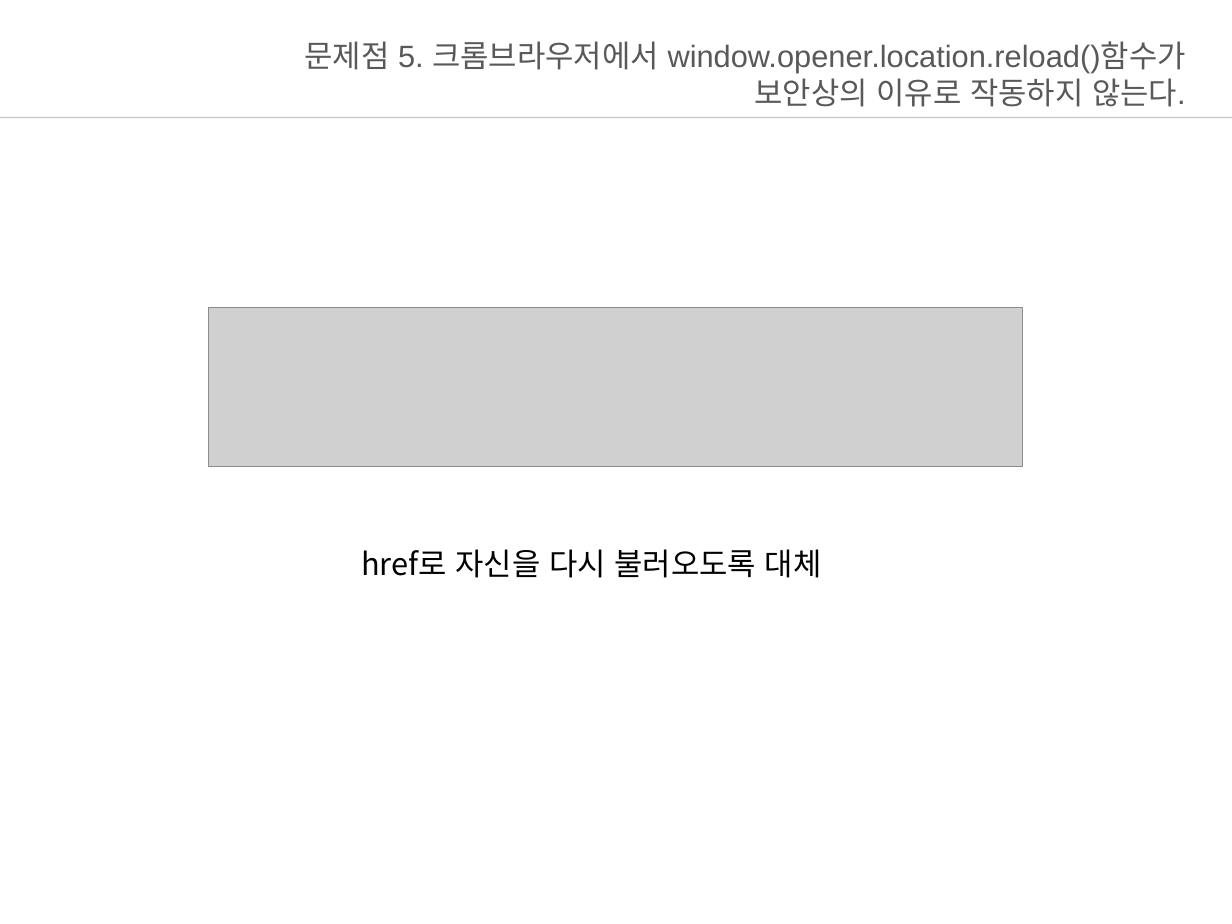
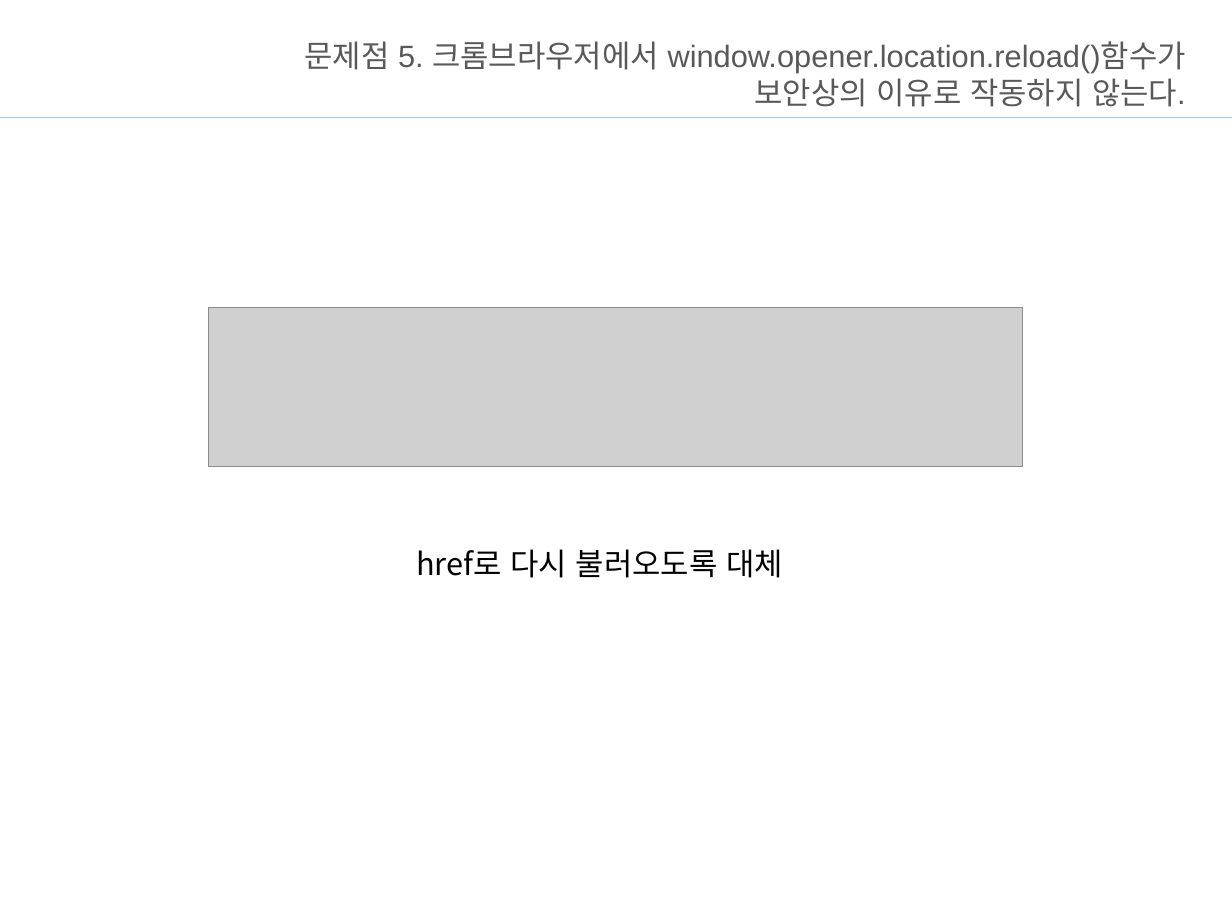
Before and after one commit to Jo-jangho/Web, a slide deck: slide 28 of 과제/JavaScript브리핑.pptx (slide 29 before the commit). Drawn at 1232x924 pixels with LibreOffice and Linux fonts; fonts in the diff are those of the drawing; grey boxes stand for pictures; background and template pictures are left out. Boxes give left, top, right and bottom in pixels: in the first picture for what was removed or moved away, otherwise in the second. Text is boxed around its words. In the diff, an @@ line names an element or a change of style, - is before the commit and + after.

```diff
--- a/과제/JavaScript브리핑.pptx
+++ b/과제/JavaScript브리핑.pptx
@@ text at <box>416,549,783,578</box>: text changed @@
-href로 자신을 다시 불러오도록 대체
+href로 다시 불러오도록 대체
```
Also in this commit, not shown: 7 other slides changed, 2 slides added, 5 slides removed, 31 other files.
